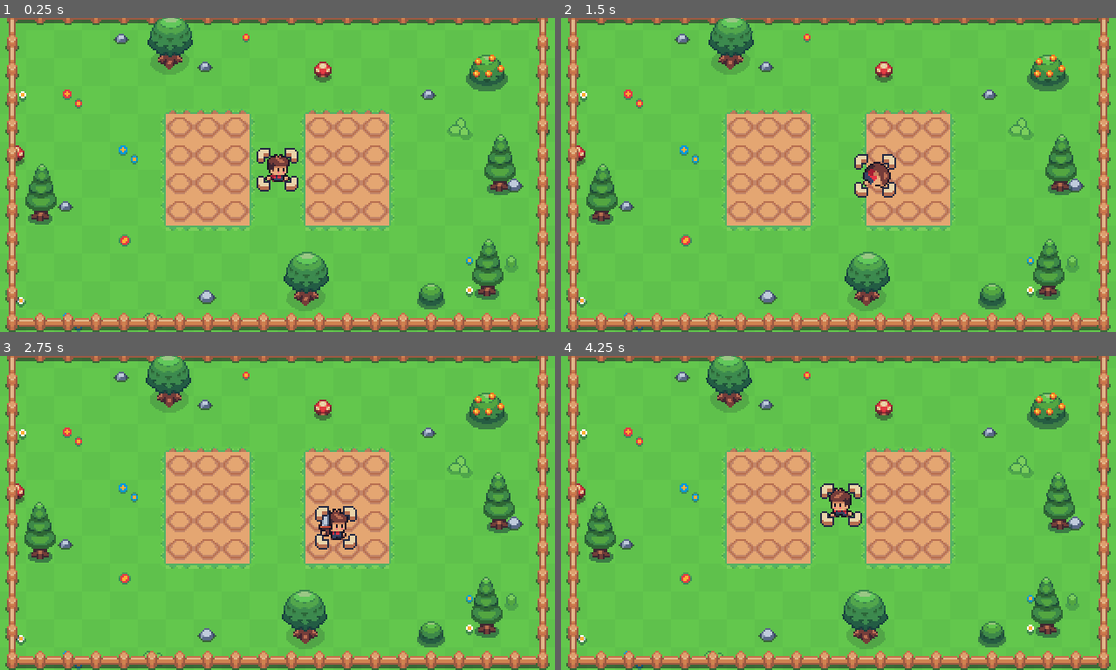
Above: before the commit, frames 1-4 (two rows, left to right).
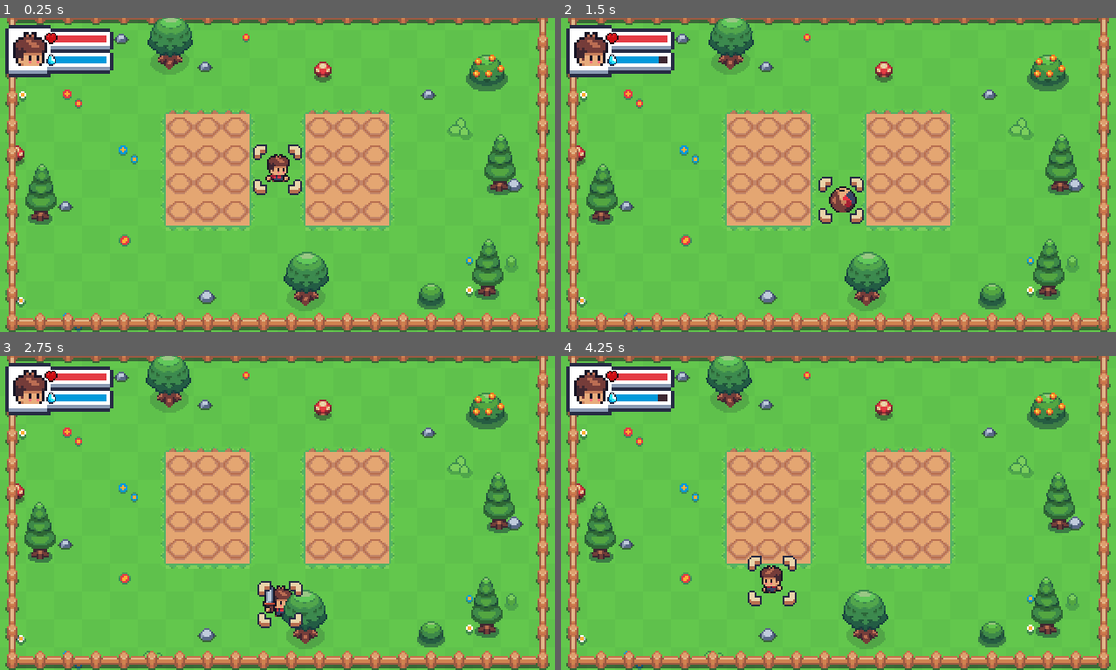
Above: after the commit, the same moments.

Repository: BenedictZir/farmageddon
Game: Godot game, scene res://Scenes/Level/level_base.tscn
The game is run twice, just before and just after one commit, with the same random seed, the same clock (stepped at 60 frames per second) and the same inputs. The project has no main scene, so this scene is started directly.
Inputs (mouse positions are in pixels of both pictures, inside the frame that each line leads up to):
- Up to frame 1 (0.25 s): no input
- Up to frame 2 (1.5 s): move the mouse to (960, 159) at 0.52 s; hold Right (move_right) 0.53-1.28 s; hold Space (attack) 0.53-1.28 s; click (960, 159) at 0.67 s; tap C (roll) at 0.8, 1.35 s; move the mouse to (727, 190) at 1.27 s; hold S (move_down) from 1.28 s (still down)
- Up to frame 3 (2.75 s): tap Space (attack) at 1.55 s; move the mouse to (333, 443) at 2.02 s; release S (move_down) at 2.03 s; hold Right (move_right) from 2.03 s (still down); hold Space (attack) from 2.03 s (still down); tap C (roll) at 2.3 s
- Up to frame 4 (4.25 s): move the mouse to (810, 575) at 2.77 s; release Right (move_right) at 2.78 s; release Space (attack) at 2.78 s; hold W (move_up) 2.78-3.53 s; tap Q (drop) at 2.85 s; click (810, 575) at 2.92 s; tap Space (attack) at 3.05 s; move the mouse to (1005, 560) at 3.52 s; hold A (move_left) from 3.53 s (still down); hold E (interact) from 3.53 s (still down); tap C (roll) at 3.8 s

The runs differ from the first frame. In frame 1, 3.5% of the frame differs, in the area x 0-55%, y 2-57%; in frame 2, 4.3%; in frame 3, 4.4%, in the area x 0-65%, y 2-87%; in frame 4, 4.4%.

Commit message:
fix: use move and slide instead of tween for roll

Diff:
--- a/Scenes/Player/player.tscn
+++ b/Scenes/Player/player.tscn
@@ -705,7 +705,7 @@
 }],
 "loop": false,
 "name": &"roll",
-"speed": 20.0
+"speed": 33.0
 }, {
 "frames": [{
 "duration": 1.0,
@@ -1423,7 +1423,7 @@
 }],
 "loop": false,
 "name": &"roll",
-"speed": 20.0
+"speed": 33.0
 }, {
 "frames": [{
 "duration": 1.0,
@@ -2141,7 +2141,7 @@
 }],
 "loop": false,
 "name": &"roll",
-"speed": 20.0
+"speed": 33.0
 }, {
 "frames": [{
 "duration": 1.0,
@@ -2269,7 +2269,6 @@
 y_sort_enabled = true
 
 [node name="HUD" type="CanvasLayer" parent="." unique_id=1910900308]
-visible = false
 script = ExtResource("scr_hud")
 
 [node name="Hud" type="Sprite2D" parent="HUD" unique_id=1800543559]
--- a/Scenes/Player/select_box.tscn
+++ b/Scenes/Player/select_box.tscn
@@ -344,6 +344,7 @@
 
 [node name="AnimationPlayer" type="AnimationPlayer" parent="BottomLeft" unique_id=1270409167]
 libraries/ = SubResource("lib_bl")
+autoplay = &"selecting"
 
 [node name="BottomRight" type="Sprite2D" parent="." unique_id=1730876369]
 position = Vector2(8, 8)
@@ -351,6 +352,7 @@
 
 [node name="AnimationPlayer" type="AnimationPlayer" parent="BottomRight" unique_id=211897889]
 libraries/ = SubResource("lib_br")
+autoplay = &"selecting"
 
 [node name="TopRight" type="Sprite2D" parent="." unique_id=188380554]
 position = Vector2(8, -8)
@@ -358,6 +360,7 @@
 
 [node name="AnimationPlayer" type="AnimationPlayer" parent="TopRight" unique_id=755705688]
 libraries/ = SubResource("lib_tr")
+autoplay = &"selecting"
 
 [node name="TopLeft" type="Sprite2D" parent="." unique_id=1070806154]
 position = Vector2(-8, -8)
@@ -365,3 +368,4 @@
 
 [node name="AnimationPlayer" type="AnimationPlayer" parent="TopLeft" unique_id=2112834825]
 libraries/ = SubResource("lib_tl")
+autoplay = &"selecting"
--- a/Scripts/Player/player.gd
+++ b/Scripts/Player/player.gd
@@ -12,14 +12,15 @@
 var is_running := false
 var is_knocked := false
 var is_rolling := false
+var _roll_velocity := Vector2.ZERO
 
 @export var max_energy := 100.0
 var energy := 100.0
 var _sprint_locked_out := false
 
-@export var roll_energy_cost := 30.0
+@export var roll_energy_cost := 20.0
 @export var roll_distance := 32.0   # pixels (2 tiles)
-@export var roll_duration := 0.5
+@export var roll_duration := 0.3
 
 
 func _ready() -> void:
@@ -82,8 +83,13 @@
 
 
 func _handle_movement() -> void:
-	# Locked states (attack, roll, hurt, etc.) → no movement input
-	if is_rolling or player_visual.is_locked():
+	if is_rolling:
+		velocity = _roll_velocity
+		move_and_slide()
+		return
+
+	if player_visual.is_locked():
+		velocity = Vector2.ZERO
 		return
 
 	direction = Input.get_vector("move_left", "move_right", "move_up", "move_down")
@@ -111,11 +117,14 @@
 
 	player_visual.play_roll()
 
-	var roll_dir := Vector2.LEFT if player_visual.base.flip_h else Vector2.RIGHT
-	var tween := create_tween()
-	tween.tween_property(self, "global_position",
-		global_position + roll_dir * roll_distance, roll_duration)\
-		.set_ease(Tween.EASE_OUT).set_trans(Tween.TRANS_CUBIC)
+	var roll_dir := direction.normalized() if direction != Vector2.ZERO \
+		else (Vector2.LEFT if player_visual.base.flip_h else Vector2.RIGHT)
+	_roll_velocity = roll_dir * (roll_distance / roll_duration)
+	get_tree().create_timer(roll_duration).timeout.connect(_end_roll_dash)
+
+
+func _end_roll_dash() -> void:
+	_roll_velocity = Vector2.ZERO
 
 
 func _do_interact() -> void:
@@ -170,6 +179,7 @@
 
 	if state == player_visual.AnimState.ROLL:
 		is_rolling = false
+		_roll_velocity = Vector2.ZERO
 		velocity = Vector2.ZERO
 		set_collision_layer_value(2, true)
 
